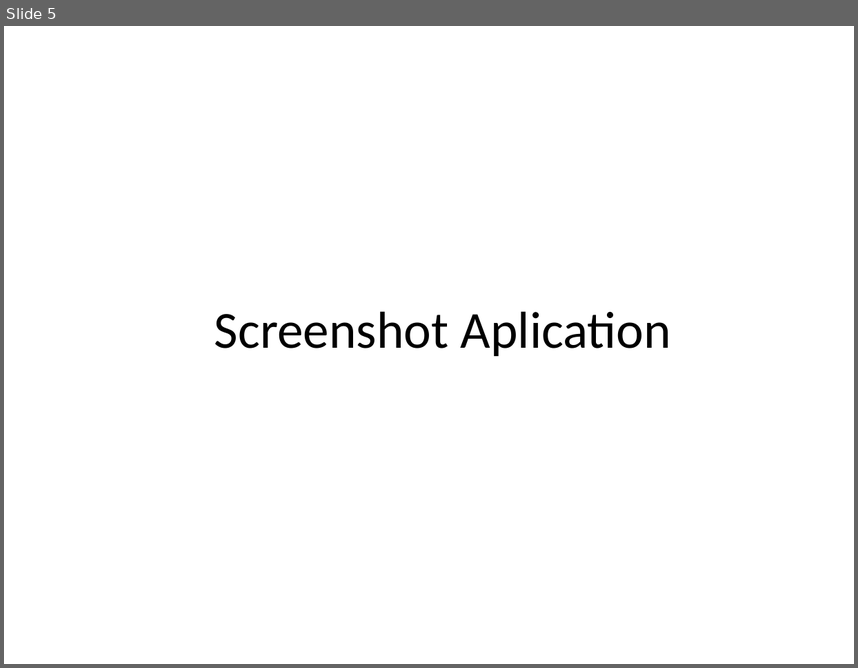
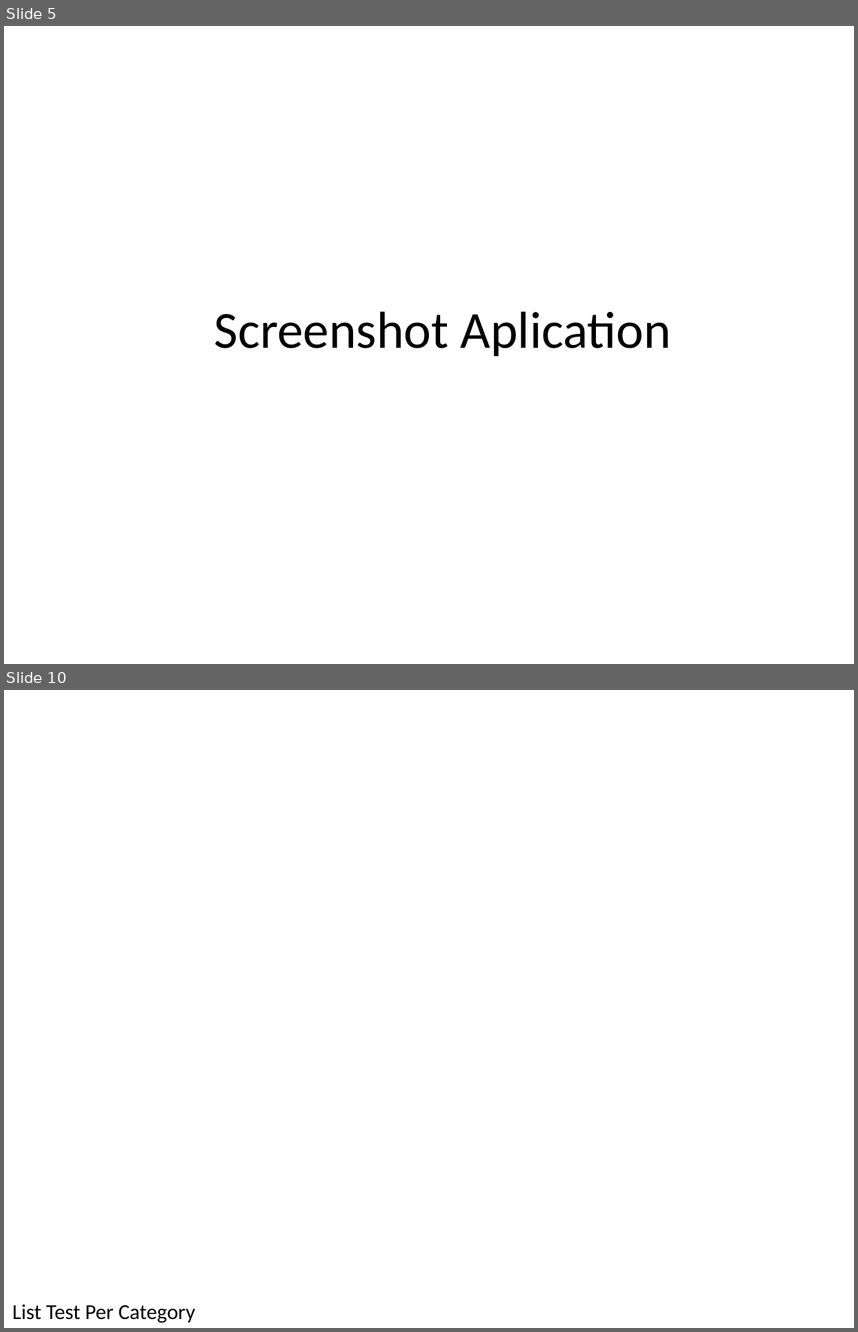
Before and after one commit to angelamuliawan/ujianonlinelatest, a slide deck: BAZ Online Exam.pptx. Shown one above the other, each under a label of ours: slide 5 before the commit, slides 5 and 10 after it; the slides between them are not shown. The pictures are 858x668 and 858x1332 pixels, drawn with LibreOffice and Linux fonts; fonts in the diff are those of the drawing; background and template pictures are left out. Boxes give left, top, right and bottom in pixels: in the first picture for what was removed or moved away, otherwise in the second. Text is boxed around its words. In the diff, an @@ line names an element or a change of style, - is before the commit and + after.

```diff
--- a/BAZ Online Exam.pptx
+++ b/BAZ Online Exam.pptx
@@ slide 10 added at (x1=4, y1=690, x2=854, y2=1328), background picture (left out) @@
@@ text added at (x1=12, y1=1304, x2=195, y2=1323), 18 pt, text #000000 @@
+List Test Per Category
```
Also in this commit, not shown: 6 other slides added, 4 other files.
